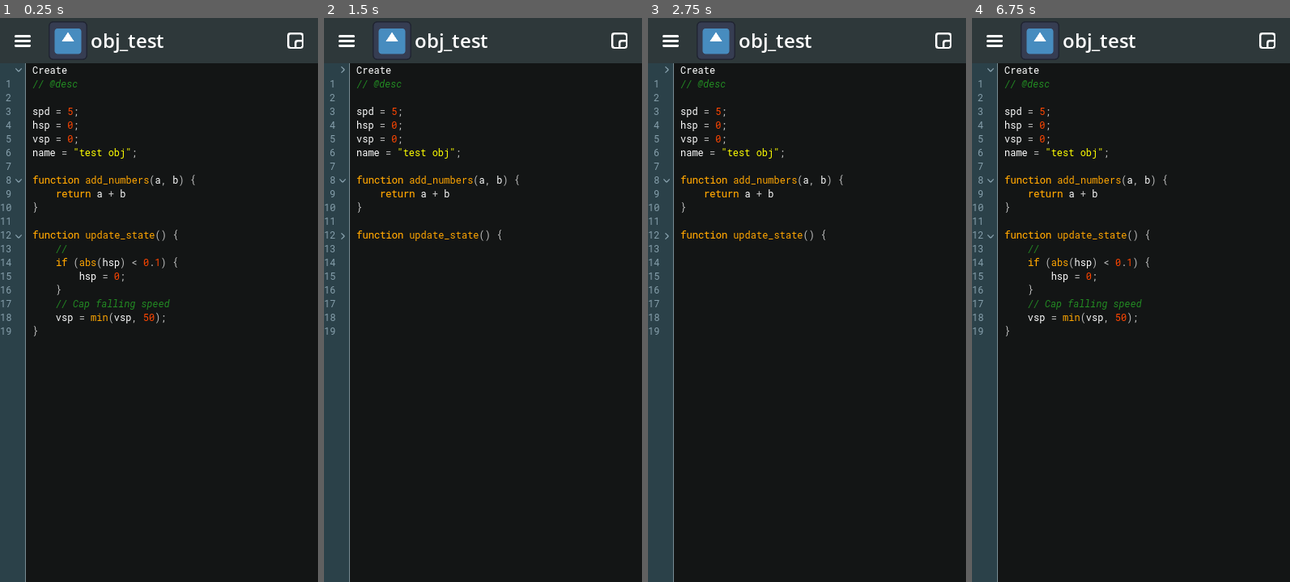
Above: before the commit, frames 1-4 (left to right).
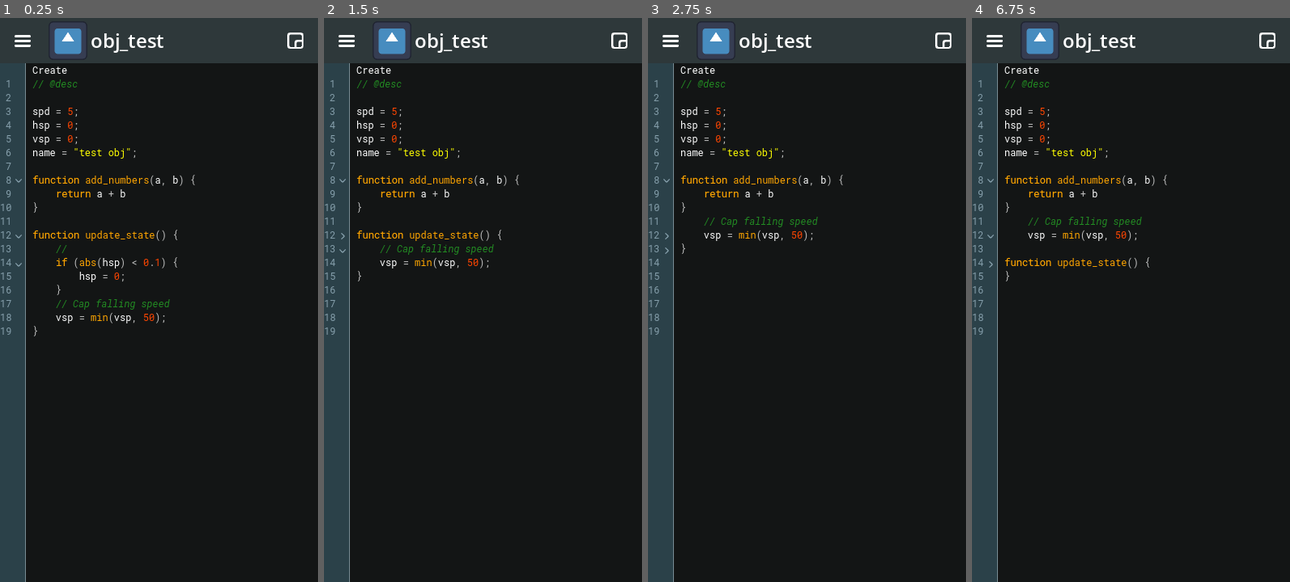
Above: after the commit, the same moments.

Repository: brenioks/DroidMakerUI
Game: Godot game, scene res://workplace.tscn
Two runs of this game, one before a commit and one after it. Both use one fixed random seed, a clock stepped at 60 frames per second and the inputs below. The engine's default icon, where the game draws it, is replaced by a stand-in: a white triangle on a blue panel in a dark square.
Inputs (mouse positions are in pixels of both pictures, inside the frame that each line leads up to):
- Up to frame 1 (0.25 s): no input
- Up to frame 2 (1.5 s): click (343, 68) at 0.52 s; click (343, 237) at 1.25 s
- Up to frame 3 (2.75 s): click (667, 249) at 2.02 s
- Up to frame 4 (6.75 s): click (994, 40) at 2.75 s; click (1267, 40) at 3.5 s; click (994, 40) at 4.25 s; click (1267, 40) at 5 s; click (991, 68) at 5.77 s; click (991, 237) at 6.5 s

The runs differ from the first frame. In frame 1, less than 0.1% of the frame differs, in the area x 4-7%, y 8-45%; in frame 2, 0.3%; in frame 3, 0.5%; in frame 4, 1.2%, in the area x 4-56%, y 8-57%.

Commit message:
Automatically detect fold regions

Diff:
--- a/CodeEditor/gutter/gutter.gd
+++ b/CodeEditor/gutter/gutter.gd
@@ -32,17 +32,14 @@
 
 func _on_code_node_set(new: Node):
 	numbers_label.text = ""
-
-	if not fold_list.is_empty():
-		_show_folds()
-	else:
-		_hide_folds()
+	fold_list.clear()
 
 	if not new:
 		new = get_node_or_null("../Code")
 		if not new:
 			Gutter._update_gutters_width()
 			return
+		code_node = new
 		print("(%s) Gutter: code_node reference is null. Found neighboring" % get_parent().name)
 
 	var code_text: String = new.text
@@ -50,20 +47,52 @@
 	for line in range(line_count):
 		numbers_label.text += str(line+1) + "\n"
 
+	new.gutter = self
+	_detect_fold_regions(code_text)
+
+	if not fold_list.is_empty():
+		_show_folds()
+	else:
+		_hide_folds()
+
 	await get_tree().process_frame
 
 	Gutter.MIN_WIDTH = max(Gutter.MIN_WIDTH, size.x)
 	print("(%s) GUTTER_WIDTH: %s" % [$"..".name, Gutter.MIN_WIDTH])
 	Gutter._update_gutters_width()
 
-	new.gutter = self
-
 static func _update_gutters_width():
 	for gutter in Gutter._instance_list:
 		gutter.custom_minimum_size.x = Gutter.MIN_WIDTH
 
+func _detect_fold_regions(source: String):
+	var splitted_source = source.split('\n')
+	for i in range(splitted_source.size()):
+		var opening_line = splitted_source[i]
+		if not opening_line.contains("{"):
+			print("didnt find a open bracket")
+			continue
+
+		for j in range(i, splitted_source.size()):
+			var closing_line = splitted_source[j]
+			if not closing_line.contains("}"):
+				print("didnt find a closing bracket for this opening one")
+				continue
+			var openbracket_line = i
+			var closebracket_line = j
+
+			fold_list.append(openbracket_line + 1)
+			fold_list.append(closebracket_line + 1)
+			i += j
+			break
+	print(fold_list)
+	#print("didnt find any complete brackets")
+
 func _show_folds():
 	fold_button_list.visible = true
+	for child in fold_button_list.get_children():
+		queue_free()
+
 	for fold in range(0, fold_list.size() - 1, 2):
 		var foldline_start: int = fold_list[fold]
 		#var foldline_end: int = fold_list[fold + 1]
@@ -100,10 +129,8 @@
 		return
 
 	spacer_before.custom_minimum_size.y += offset * FONT_HEIGHT
-	print(fold_list)
 	fold_list[fold] += offset
 	fold_list[fold + 1] += offset
-	print(fold_list)
 
 
 func _on_some_fold_button_toggled(closed: bool, fold: int):
